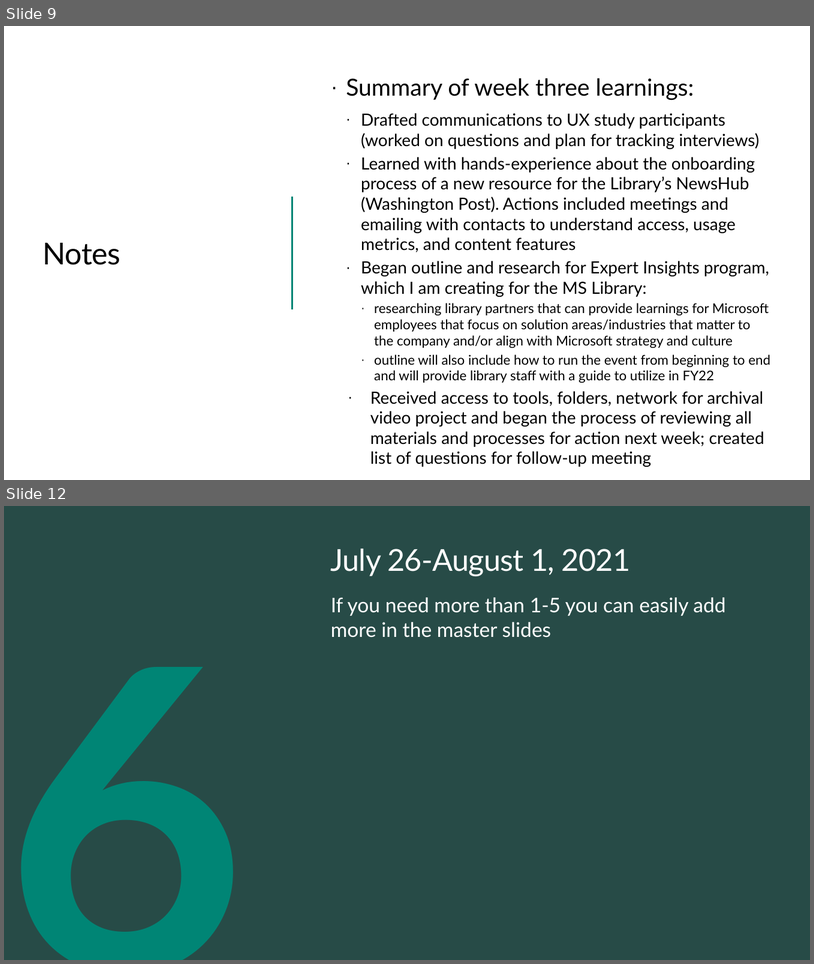
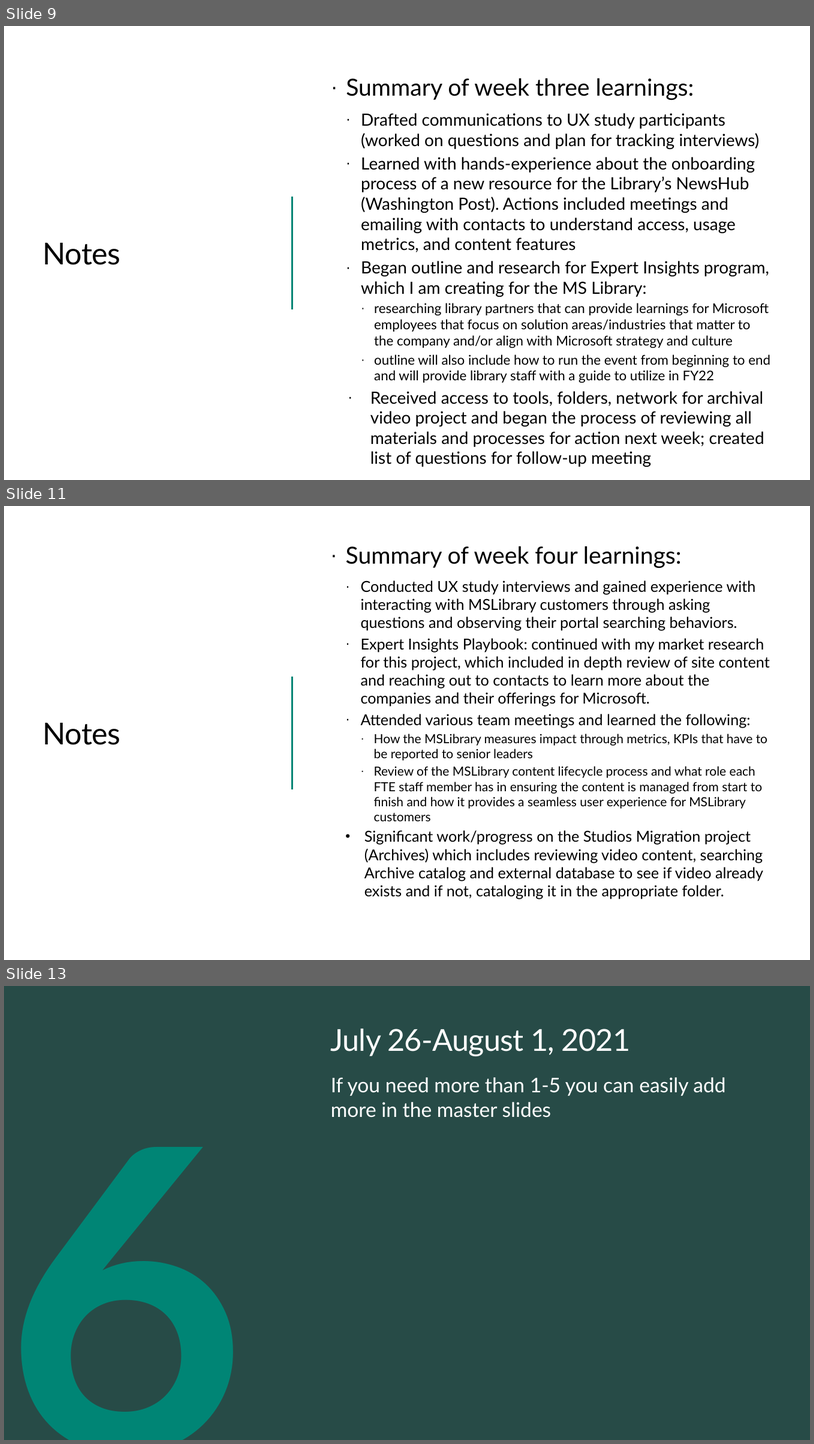
Before and after one commit to ewhinihan/dfw_mslibrary, a slide deck: DFW_MSLibraryArchives_WeeklyLearnings.pptx. Shown one above the other, each under a label of ours: slides 9 and 12 before the commit, slides 9, 11 and 13 after it; the slides between them are not shown. The pictures are 814x964 and 814x1444 pixels, drawn with LibreOffice and Linux fonts; fonts in the diff are those of the drawing; background and template pictures are left out. Boxes give left, top, right and bottom in pixels: in the first picture for what was removed or moved away, otherwise in the second. Text is boxed around its words. In the diff, an @@ line names an element or a change of style, - is before the commit and + after.

```diff
--- a/DFW_MSLibraryArchives_WeeklyLearnings.pptx
+++ b/DFW_MSLibraryArchives_WeeklyLearnings.pptx
@@ slide 11 added at (x1=4, y1=506, x2=810, y2=960), background #FFFFFF; not listed: 1 template element that a slide beside it also shows @@
@@ text added at (x1=346, y1=546, x2=770, y2=899), 18 pt, text #000000 @@
+· Summary of week four learnings:
+  · Conducted UX study interviews and gained experience with interacting with MSLibrary customers through asking questions and observing their portal searching behaviors.
+  · Expert Insights Playbook: continued with my market research for this project, which included in depth review of site content and reaching out to contacts to learn more about the companies and their offerings for Microsoft.
+  · Attended various team meetings and learned the following:
+    · How the MSLibrary measures impact through metrics, KPIs that have to be reported to senior leaders
+    · Review of the MSLibrary content lifecycle process and what role each FTE staff member has in ensuring the content is managed from start to finish and how it provides a seamless user experience for MSLibrary customers
+      • Significant work/progress on the Studios Migration project (Archives) which includes reviewing video content, searching Archive catalog and external database to see if video already exists and if not, cataloging it in the appropriate folder.
@@ title added at (x1=43, y1=723, x2=120, y2=745), 36 pt, text #000000 @@
+Notes
@@ what was slide 12 is now slide 13 @@
```
Also in this commit, not shown: 2 slides changed, 1 other slide added, 1 slide removed.
